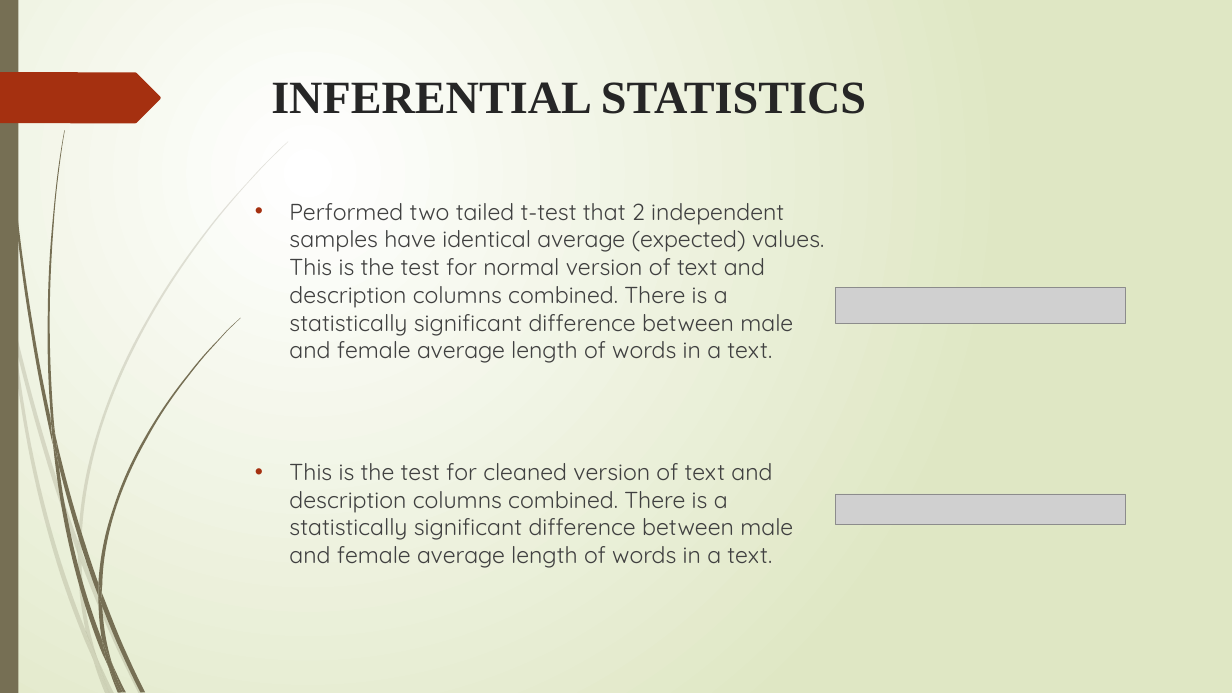
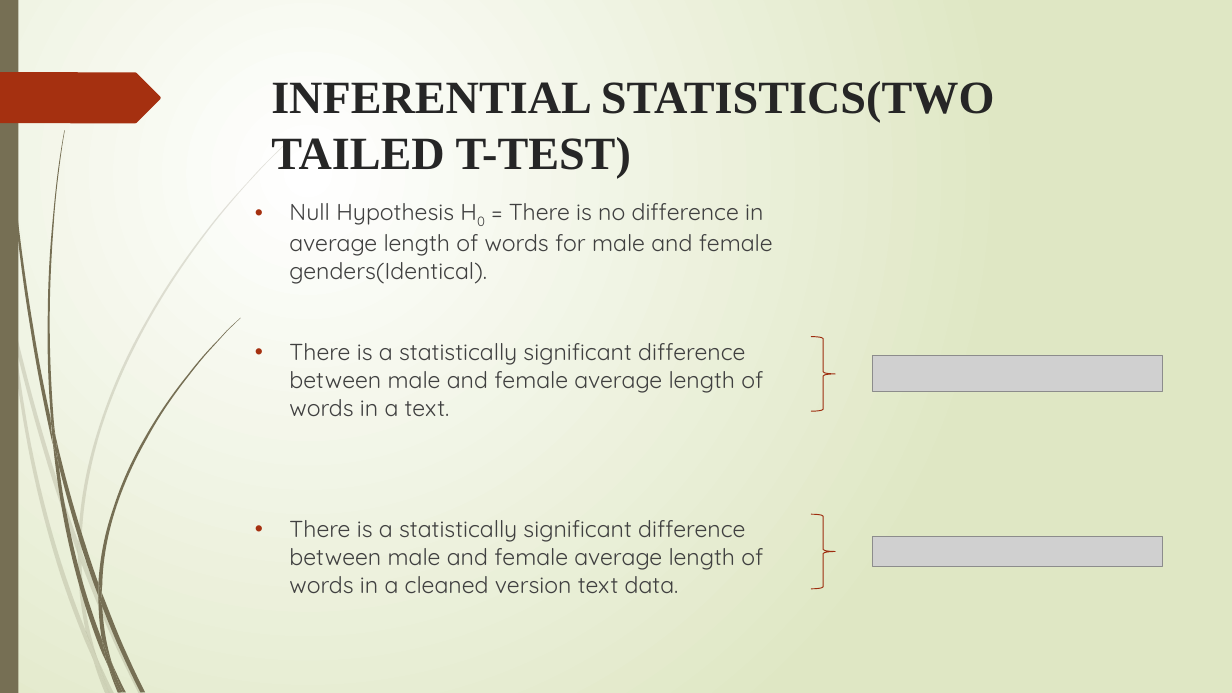
Before and after one commit to Ravi19911992/Springboard-Capstone-2, a slide deck: slide 8 of Capstone_Project_2_ppt.pptx. Drawn at 1232x693 pixels with LibreOffice and Linux fonts; fonts in the diff are those of the drawing; grey boxes stand for pictures. Boxes give left, top, right and bottom in pixels: in the first picture for what was removed or moved away, otherwise in the second. Text is boxed around its words. In the diff, an @@ line names an element or a change of style, - is before the commit and + after.

```diff
--- a/Capstone_Project_2_ppt.pptx
+++ b/Capstone_Project_2_ppt.pptx
@@ title at bbox=[271, 81, 994, 178]: text changed @@
-INFERENTIAL STATISTICS
+INFERENTIAL STATISTICS(TWO TAILED T-TEST)
@@ text at bbox=[289, 203, 773, 593]: text changed @@
-• Performed two tailed t-test that 2 independent samples have identical average (expected) values. This is the test for normal version of text and description columns combined. There is a statistically significant difference between male and female average length of words in a text.
-• This is the test for cleaned version of text and description columns combined. There is a statistically significant difference between male and female average length of words in a text.
+• Null Hypothesis H0 = There is no difference in average length of words for male and female genders(Identical).
+• There is a statistically significant difference between male and female average length of words in a text.
+• There is a statistically significant difference between male and female average length of words in a cleaned version text data.
@@ right brace added at bbox=[811, 336, 836, 411], outline #9E2E0F 0.75 pt @@
@@ picture: place and size @@
-picture at bbox=[836, 288, 1126, 324]
+picture at bbox=[872, 356, 1163, 392]
@@ right brace added at bbox=[811, 514, 836, 589], outline #9E2E0F 0.75 pt @@
@@ picture: place and size @@
-picture at bbox=[836, 494, 1126, 525]
+picture at bbox=[872, 536, 1163, 567]
```
Also in this commit, not shown: 5 other slides changed.
